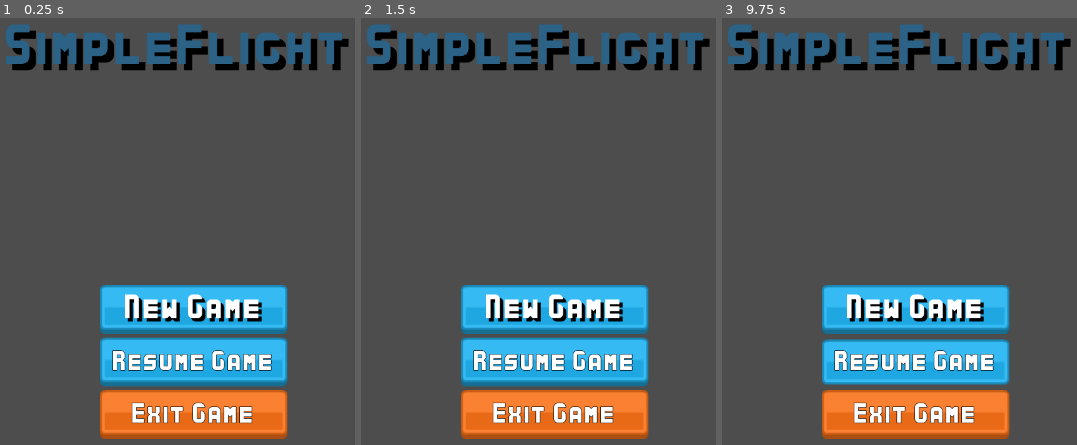
Above: before the commit, frames 1-3 (left to right).
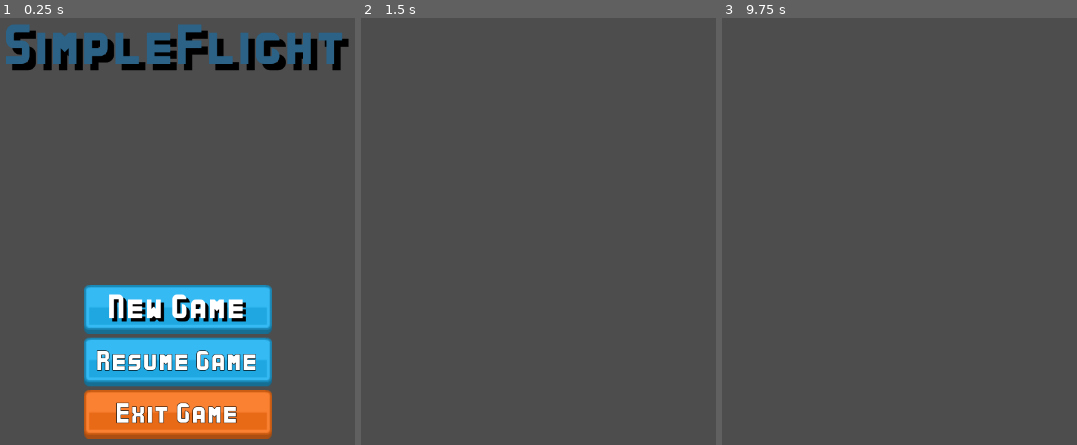
Above: after the commit, the same moments.

Repository: andyrusu/flightsimple
Game: Godot game, scene res://scenes/SceneSwitcher.tscn
Two runs of this game, one before a commit and one after it. Both use one fixed random seed, a clock stepped at 60 frames per second and the inputs below. Before the commit the project starts from res://scenes/MainMenu.tscn.
Inputs (mouse positions are in pixels of both pictures, inside the frame that each line leads up to):
- Up to frame 1 (0.25 s): no input
- Up to frame 2 (1.5 s): click "New Game" at 0.5 s; click (556, 308) at 1.25 s, where only the run before the commit has a clickable "New Game"
- Up to frame 3 (9.75 s): click (917, 363) at 2 s, where only the run before the commit has a clickable "Resume Game"; click (917, 363) at 2.75 s, where only the run before the commit has a clickable "Resume Game"; click (917, 308) at 3.5 s, where only the run before the commit has a clickable "New Game"; click (917, 363) at 4.25 s, where only the run before the commit has a clickable "Resume Game"; tap Enter at 5, 6.5, 8 s; move the mouse to (998, 321) at 5.02 s; press the mouse at (998, 321) at 5.03 s; tap Space at 5.75, 7.25, 8.75 s; move the mouse to (810, 402) at 5.77 s; release the mouse at (810, 402) at 5.78 s; click (810, 402) at 5.85 s; move the mouse to (945, 184) at 6.52 s; press the mouse at (945, 184) at 6.53 s; move the mouse to (outside the picture) at 7.27 s; release the mouse at (outside the picture) at 7.28 s; click (outside the picture) at 7.35 s; move the mouse to (outside the picture) at 8.02 s; press the mouse at (outside the picture) at 8.03 s; move the mouse to (764, 240) at 8.77 s; release the mouse at (764, 240) at 8.78 s; click (764, 240) at 8.85 s; move the mouse to (920, 363) at 9.52 s; press the mouse at (920, 363) at 9.53 s

The runs differ from the first frame. In frame 1, 7.4% of the frame differs, in the area x 23-82%, y 62-99%; in frame 2, 24%, in the area x 1-99%, y 1-99%; in frame 3, 24%.
Error after the commit: Attempt to call function 'instance' in base 'null instance' on a null instance. (res://scenes/SceneSwitcher.gd:12)

Commit message:
Fixed menu aligment issues and connected signals

Diff:
--- a/project.godot
+++ b/project.godot
@@ -11,7 +11,7 @@
 [application]
 
 config/name="FlightSimple"
-run/main_scene="res://scenes/MainMenu.tscn"
+run/main_scene="res://scenes/SceneSwitcher.tscn"
 config/features=PackedStringArray("4.0", "Mobile")
 config/icon="res://icon.svg"
 
--- a/scenes/MainMenu.tscn
+++ b/scenes/MainMenu.tscn
@@ -14,7 +14,7 @@
 grow_horizontal = 2
 grow_vertical = 2
 
-[node name="Label" type="Label" parent="."]
+[node name="GameTitle" type="Label" parent="."]
 layout_mode = 1
 anchors_preset = 10
 anchor_right = 1.0
@@ -32,6 +32,7 @@
 metadata/_edit_use_anchors_ = true
 
 [node name="Buttons" type="VBoxContainer" parent="."]
+custom_minimum_size = Vector2(300, 0)
 layout_mode = 1
 anchors_preset = 8
 anchor_left = 0.5
@@ -40,10 +41,11 @@
 anchor_bottom = 0.5
 offset_left = -125.0
 offset_top = -124.0
-offset_right = 175.0
+offset_right = 125.0
 offset_bottom = 124.0
 grow_horizontal = 2
 grow_vertical = 2
+size_flags_horizontal = 4
 alignment = 1
 
 [node name="NewGameButton" type="TextureButton" parent="Buttons"]
--- /dev/null
+++ b/scenes/SceneSwitcher.gd
@@ -0,0 +1,24 @@
+extends Node
+
+func _ready():
+	load_main_menu()
+
+func load_main_menu():
+	$MainMenu/Buttons/NewGameButton.pressed.connect(on_new_game_pressed)
+	$MainMenu/Buttons/ExitGame.pressed.connect(on_quit_pressed);
+
+func on_new_game_pressed():
+	get_node("MainMenu").queue_free()
+	var game_scene = load("res://Scenes/MainScenes/GameScene.tscn").instance()
+	game_scene.connect("game_finished", self, "unload_game")
+	add_child(game_scene)
+
+func on_quit_pressed():
+	get_tree().quit()
+
+func unload_game():
+	print('unloading')
+	get_node("GameScene").queue_free()
+	var main_menu = load("res://scenes/MainMenu.tscn").instance()
+	add_child(main_menu)
+	load_main_menu()
--- /dev/null
+++ b/scenes/SceneSwitcher.tscn
@@ -0,0 +1,11 @@
+[gd_scene load_steps=3 format=3 uid="uid://cmdg8oapm7gfo"]
+
+[ext_resource type="Script" path="res://scenes/SceneSwitcher.gd" id="1_moeit"]
+[ext_resource type="PackedScene" uid="uid://chswkogclfy4y" path="res://scenes/MainMenu.tscn" id="1_p2xbl"]
+
+[node name="SceneSwitcher" type="Node"]
+script = ExtResource("1_moeit")
+
+[node name="MainMenu" parent="." instance=ExtResource("1_p2xbl")]
+size_flags_horizontal = 4
+size_flags_vertical = 4
